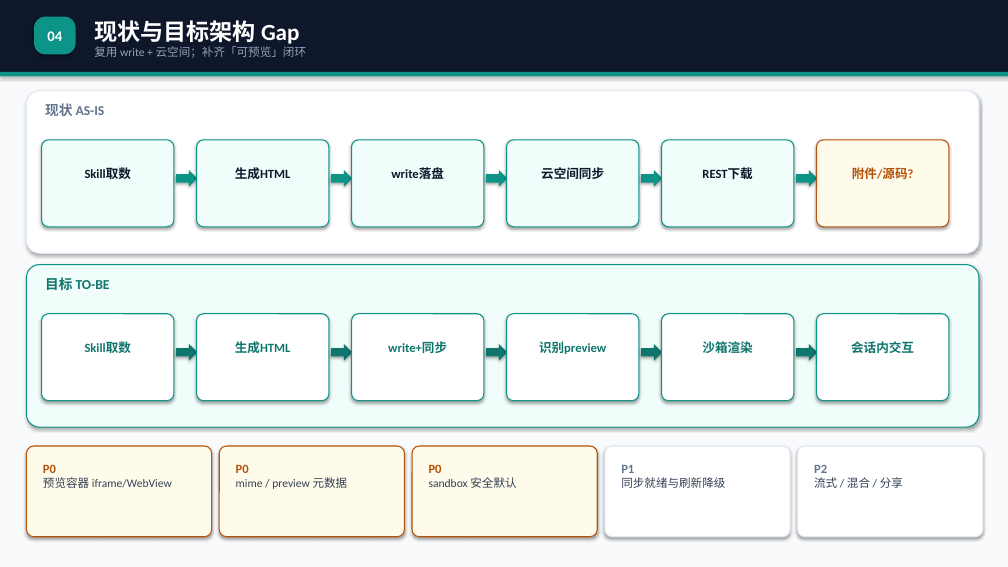
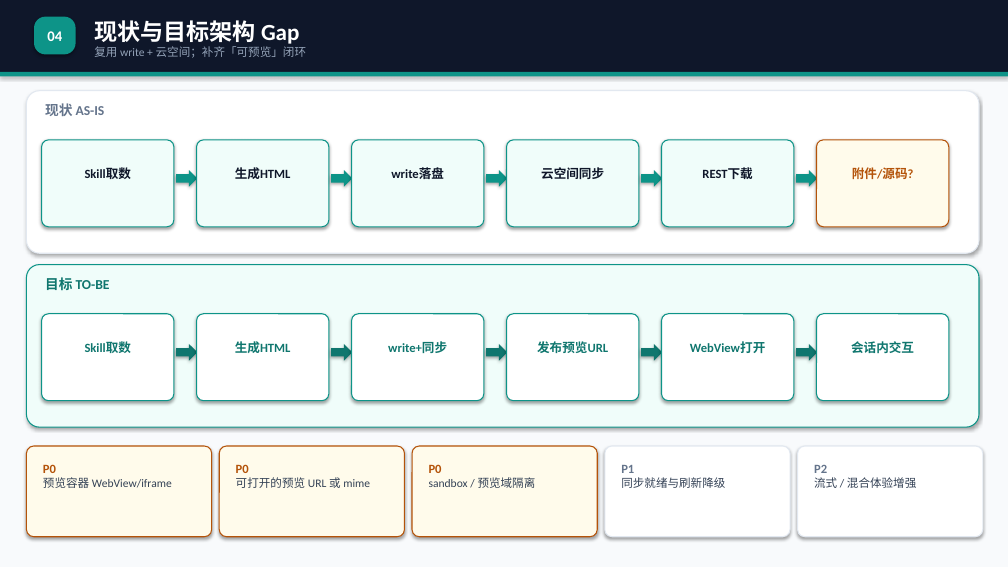
Before and after one commit to Lizzy67/leetcode, a slide deck: slide 5 of docs/agent_html_preview_proposal.pptx. Drawn at 1008x567 pixels with LibreOffice and Linux fonts; fonts in the diff are those of the drawing. Boxes give left, top, right and bottom in pixels: in the first picture for what was removed or moved away, otherwise in the second. Text is boxed around its words. In the diff, an @@ line names an element or a change of style, - is before the commit and + after.

```diff
--- a/docs/agent_html_preview_proposal.pptx
+++ b/docs/agent_html_preview_proposal.pptx
@@ text at (537,341,608,353): text changed @@
-识别preview
+发布预览URL
@@ text at (690,342,765,353): text changed @@
-沙箱渲染
+WebView打开
@@ text at (43,477,172,488): text changed @@
-预览容器 iframe/WebView
+预览容器 WebView/iframe
@@ text at (236,477,370,488): text changed @@
-mime / preview 元数据
+可打开的预览 URL 或 mime
@@ text at (429,477,536,488): text changed @@
-sandbox 安全默认
+sandbox / 预览域隔离
@@ text at (814,477,916,488): text changed @@
-流式 / 混合 / 分享
+流式 / 混合体验增强
```
Also in this commit, not shown: 4 other slides changed, 1 slide added, 3 other files.
